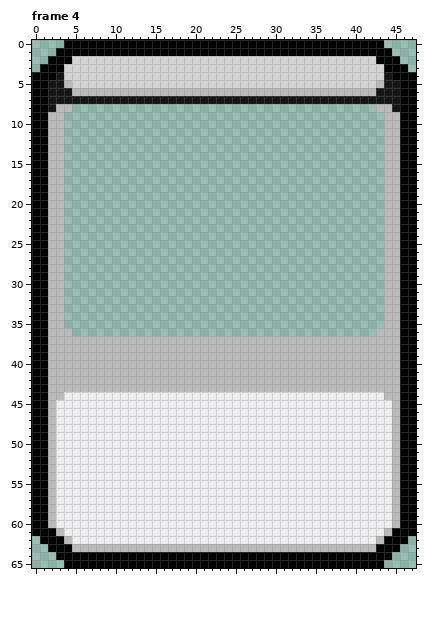
Two versions of one pixel-art file, Assets/Sprites/Card/Card Frame 2.aseprite. Above is the file before it was changed.
48x66 pixels, 10 frames. Pixels under 10% opacity are left out. Colours within 5 levels of each other are drawn and written as one. Shown: frame 4. The commit also changed other frames, which this record leaves out.
New version:
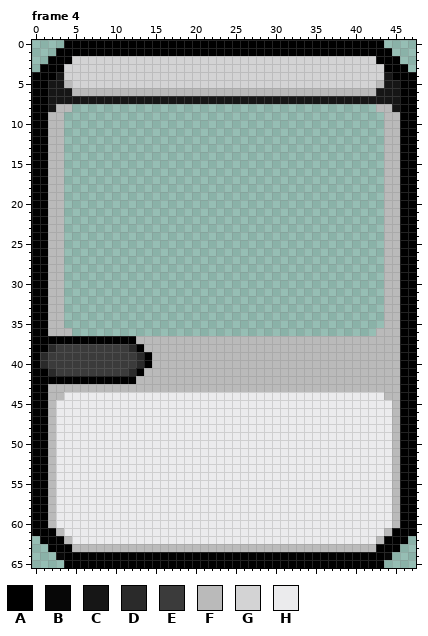
Palette (. is transparent): A #000000  B #070707  C #161616  D #2a2a2a  E #3b3b3b  F #bababa  G #d3d3d4  H #ebebed
From the commit log: Better Modal card text
Change:
{"change": "layer \"TypeBox\" now shown"}
{"where": "frame 4, layer \"TypeBox\""}
{"frame":4,"y":37,"x":2,"old":"FFFFFFFFFFF","new":"AAAAAAAAAAA"}
{"frame":4,"y":38,"x":2,"old":"FFFFFFFFFFFF","new":"DEEEEEEEEEDA"}
{"frame":4,"y":39,"x":1,"old":"AFFFFFFFFFFFFF","new":"DEEEEEEEEEEEDA"}
{"frame":4,"y":40,"x":1,"old":"AFFFFFFFFFFFFF","new":"DEEEEEEEEEEEDA"}
{"frame":4,"y":41,"x":2,"old":"FFFFFFFFFFFF","new":"DEEEEEEEEEDA"}
{"frame":4,"y":42,"x":2,"old":"FFFFFFFFFFF","new":"AAAAAAAAAAA"}
{"label":"changed","picture_box":[40,336,152,384]}
